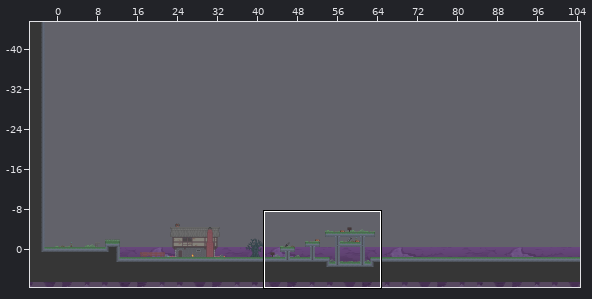
One commit to this Tiled map: Tilemaps/garden.tmx. Above, an overview of the earlier version with the close-up marked.
Close-up. Earlier state:
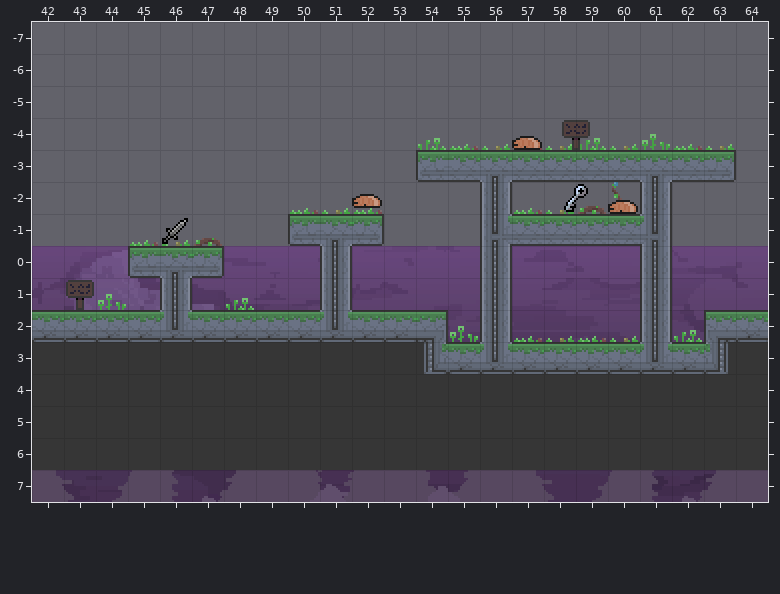
Cells are 16x16 px. Shown: x 42..64, y -7..7.
The same view after the edit:
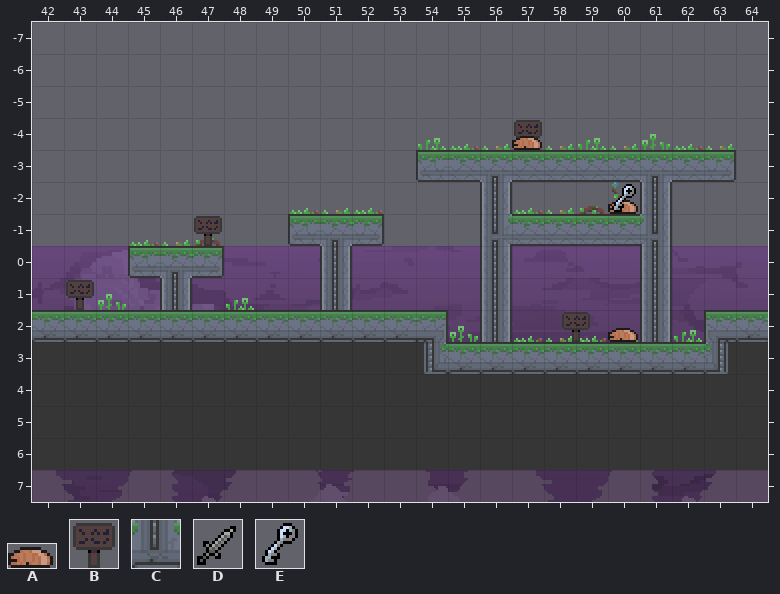
Key: from "enemy_spawns": A 4 "enemy"; from "spawns": B 11 "sign"; from "tileset_garden": C 60; from "unique_items": D 6 "unique_item", E 13 "unique_item".
_ is an empty cell, . an unchanged one.
Objects are placed by their top-left corner, in cells (3,4 is the top-left corner of cell 3,4); size is 1x1 cell unless given.
Changes in this commit:
--- layer "Decorations2"
@@ x 46..61 @@
- 2 C....C..........
- 3 ..........C....C
+ 2 _...._..........
+ 3 .........._...._
--- layer "Props"
-B "sign" at 58.5,-4
+B "sign" at 57,-4
-E "unique_item" at 58.5,-2
+E "unique_item" at 60,-2
+B "sign" at 47,-1
+B "sign" at 58.5,2
+A "enemy" at 60,2.5 size 1x0.5
-A "enemy" at 52,-1.7 size 1x0.5
-D "unique_item" at 46,-1
